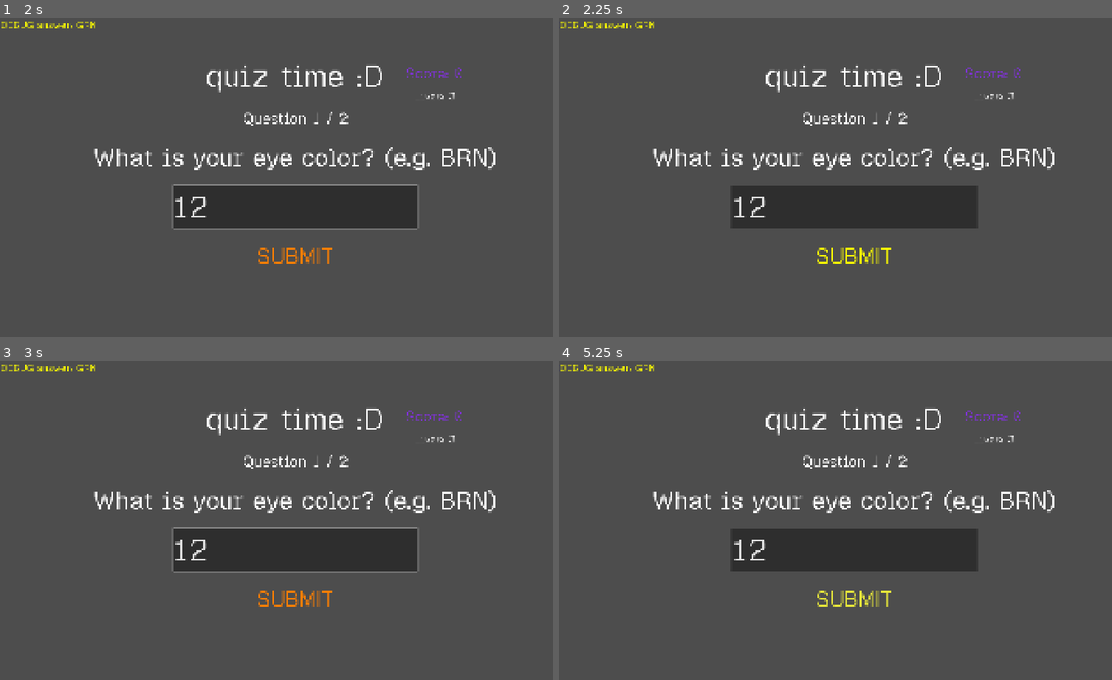
Above: before the commit, frames 1-4 (two rows, left to right).
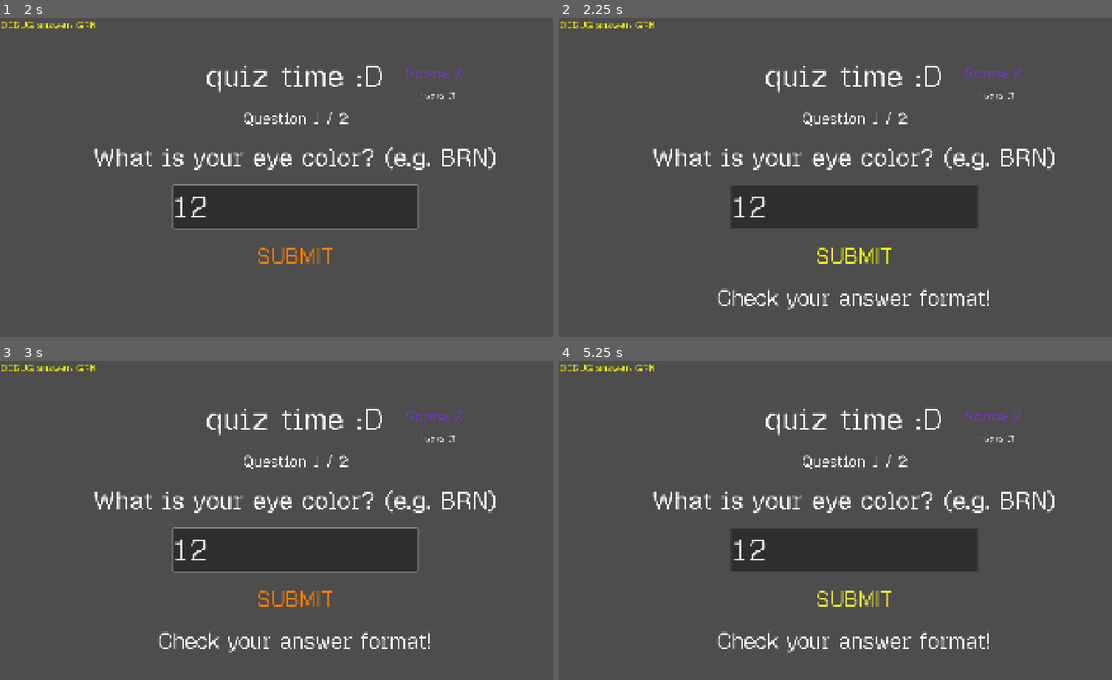
Above: after the commit, the same moments.

Repository: itstntcraft123/fake-an-id
Game: Godot game, scene res://scenes/game.tscn
Two runs of this game, one before a commit and one after it. Both use one fixed random seed, a clock stepped at 60 frames per second and the inputs below. This scene is started directly instead of the project's main scene.
Inputs (mouse positions are in pixels of both pictures, inside the frame that each line leads up to):
- Up to frame 1 (2 s): click "skip" at 0.5 s; click (293, 206) at 1.27 s; type "12" at 1.35 s
- Up to frame 2 (2.25 s): click "SUBMIT" at 2 s
- Up to frame 3 (3 s): tap Enter at 2.75 s; move the mouse to (425, 510) at 2.77 s; hold Right from 2.78 s (still down); tap Alt at 2.85 s; click (425, 510) at 2.92 s
- Up to frame 4 (5.25 s): tap Space at 3.5, 5 s; move the mouse to (735, 542) at 3.52 s; release Right at 3.53 s; hold Down (ui_down) 3.53-4.28 s; tap Shift at 3.6, 5.1 s; tap Enter at 4.25 s; move the mouse to (912, 453) at 4.27 s; hold Right 4.28-5.03 s; tap Alt at 4.35 s; move the mouse to (824, 593) at 5.02 s; hold Up (ui_up) from 5.03 s (still down); click (824, 593) at 5.17 s

Frame 1 is identical in both runs. In frame 2, 0.8% of the frame differs, in the area x 28-78%, y 84-92%; in frame 3, 0.8%; in frame 4, 0.8%.

Commit message:
add visual feedback for wrong answer format; fix address keyerror

Diff:
--- a/scripts/quiz.gd
+++ b/scripts/quiz.gd
@@ -58,7 +58,10 @@
 	return clean_regex.sub(string.to_lower().replace("lbs", "").replace("lb", ""), "", true)
 
 func _on_submit(text: String) -> void:
-	if not accepting or text == "" or !text_is_valid(_normalize(text), questions[current][0]):
+	if not accepting:
+		return
+	if text == "" or !text_is_valid(_normalize(text), questions[current][0]):
+		feedback_label.text = "Check your answer format!"
 		return
 	accepting = false
 	var correct_answer := str(id_data[questions[current][0]])
--- a/scripts/utils.gd
+++ b/scripts/utils.gd
@@ -28,8 +28,7 @@
 func random_address() -> String:
 	# address data from github.com/EthanRBrown/rrad from OpenAddresses (public domain)
 	var address: Dictionary = read_data("addresses.json")["addresses"].pick_random()
-
-	return address["address1"] + "\n" + address["city"] + ", " + address["state"] + " " + address["postalCode"]
+	return address.get("address1", "") + "\n" + address.get("city", "") + ", " + address.get("state", "") + " " + address.get("postalCode", "")
 
 func random_age() -> int:
 	# age group data from www.fhwa.dot.gov/policyinformation/statistics/2023/dl20.cfm
